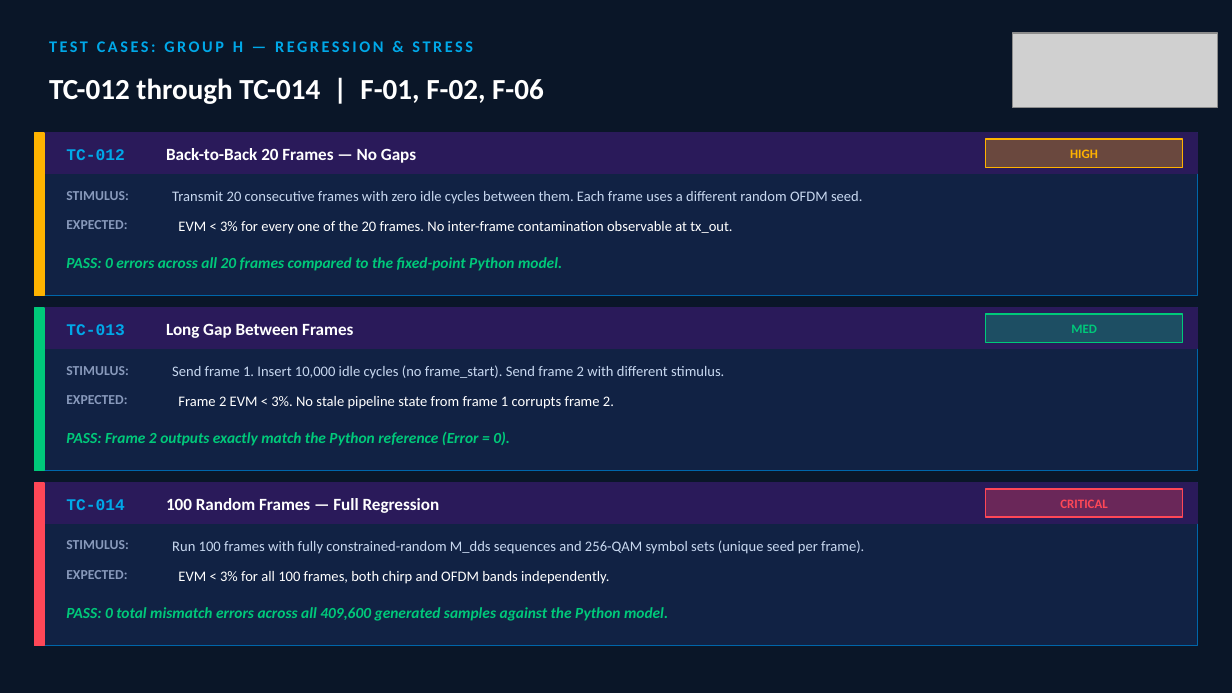
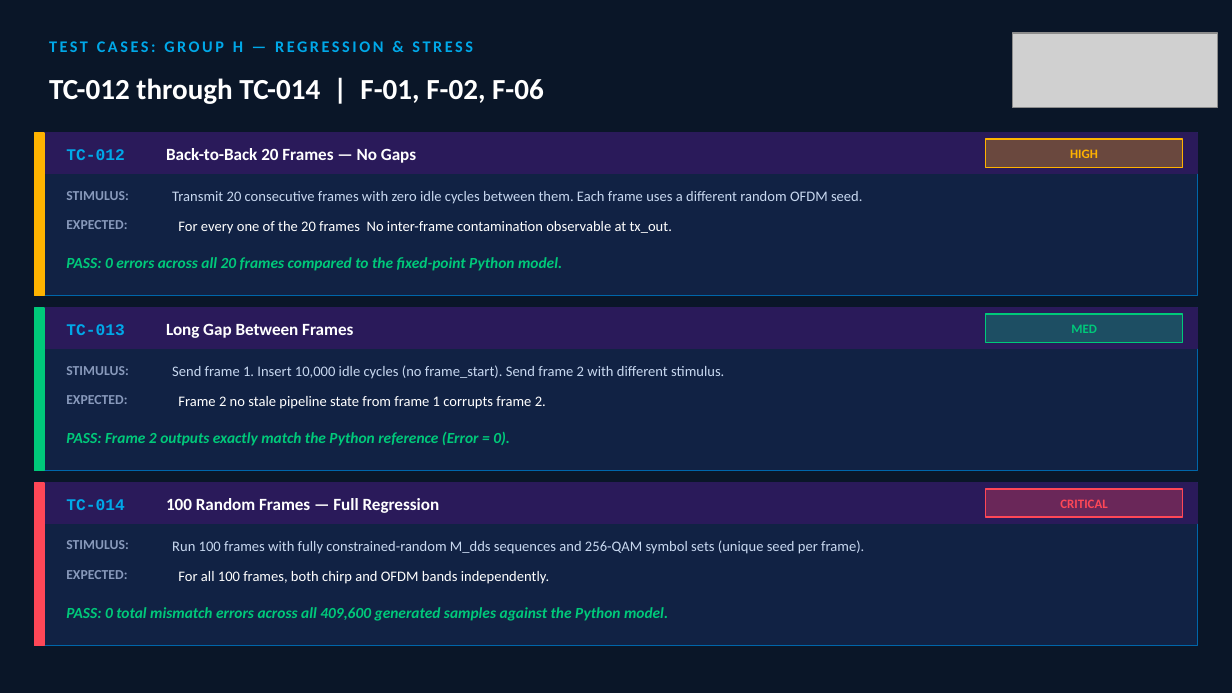
Before and after one commit to MohamedHussein27/DDS_for_5G-6G_Cellular_Network_Calibration_and_Ranging, a slide deck: slide 12 of Verification/Presenations/TX_Path_Verification_Plan.pptx. Drawn at 1232x693 pixels with LibreOffice and Linux fonts; fonts in the diff are those of the drawing; grey boxes stand for pictures. Boxes give left, top, right and bottom in pixels: in the first picture for what was removed or moved away, otherwise in the second. Text is boxed around its words. In the diff, an @@ line names an element or a change of style, - is before the commit and + after.

```diff
--- a/Verification/Presenations/TX_Path_Verification_Plan.pptx
+++ b/Verification/Presenations/TX_Path_Verification_Plan.pptx
@@ text at [178,221,672,234]: text changed @@
-EVM < 3% for every one of the 20 frames. No inter-frame contamination observable at tx_out.
+For every one of the 20 frames No inter-frame contamination observable at tx_out.
@@ text at [178,396,546,409]: text changed @@
-Frame 2 EVM < 3%. No stale pipeline state from frame 1 corrupts frame 2.
+Frame 2 no stale pipeline state from frame 1 corrupts frame 2.
@@ text at [178,571,549,584]: text changed @@
-EVM < 3% for all 100 frames, both chirp and OFDM bands independently.
+For all 100 frames, both chirp and OFDM bands independently.
```
Also in this commit, not shown: 3 other slides changed.
